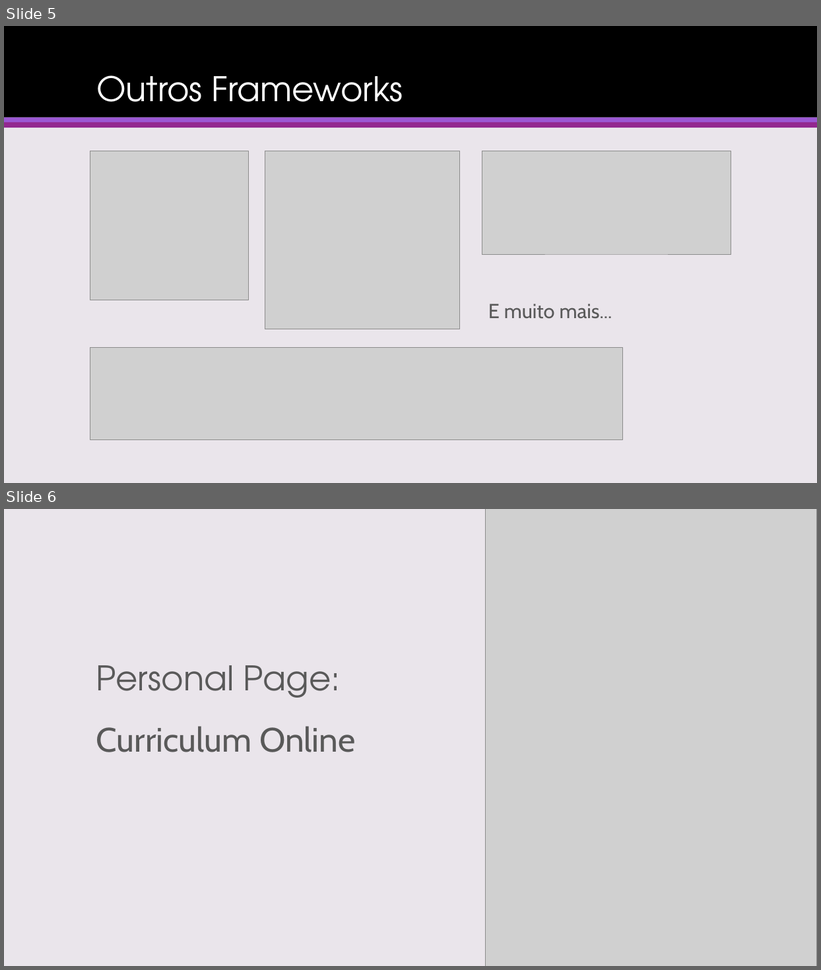
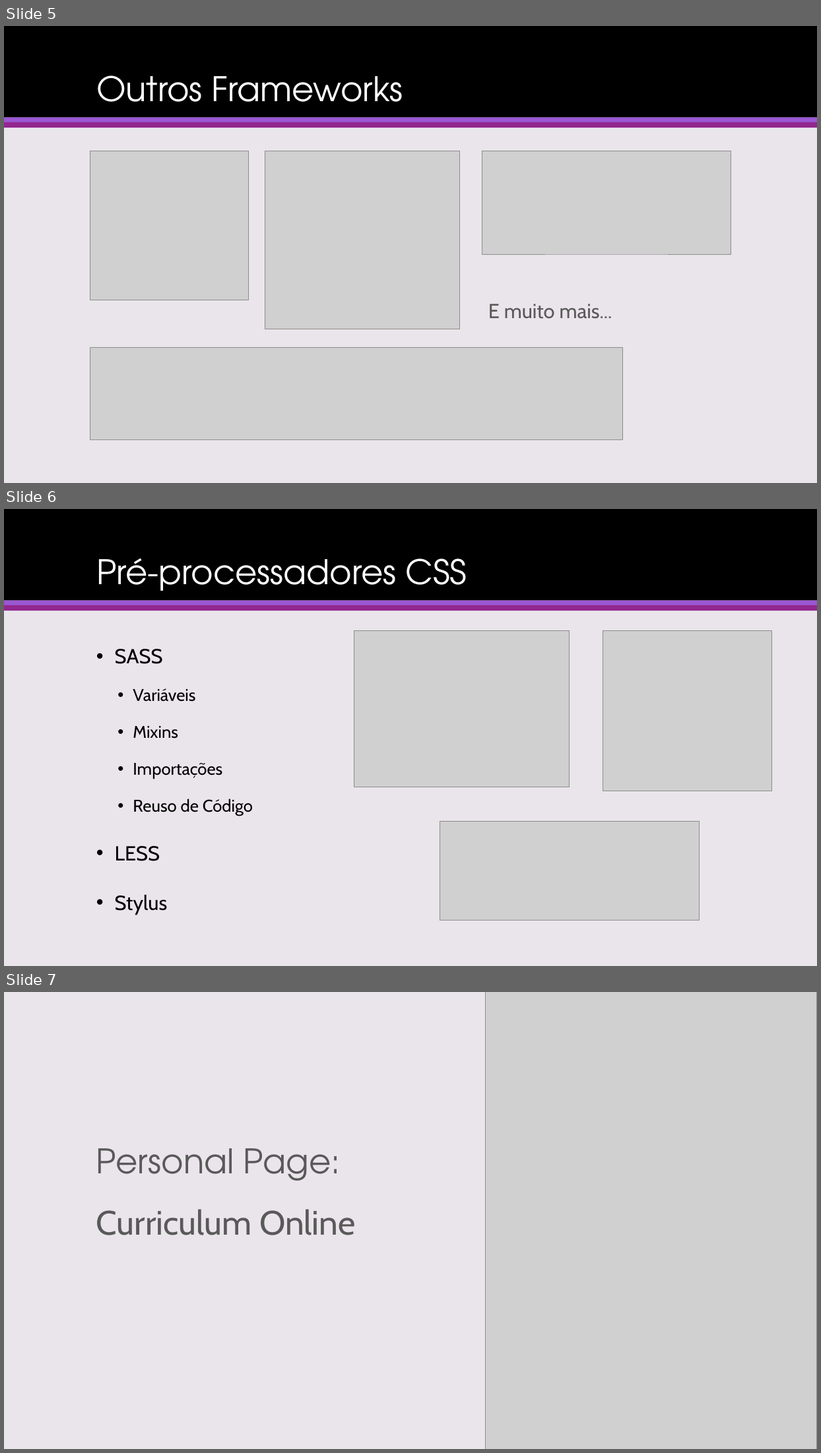
Before and after one commit to davidallysson/minicurso-bootstrap, a slide deck: Desenvolvendo Sites Responsivos com Bootstrap 4.pptx. Shown one above the other, each under a label of ours: slides 5 and 6 before the commit, slides 5, 6 and 7 after it. The pictures are 821x970 and 821x1453 pixels, drawn with LibreOffice and Linux fonts; fonts in the diff are those of the drawing; grey boxes stand for pictures. Boxes give left, top, right and bottom in pixels: in the first picture for what was removed or moved away, otherwise in the second. Text is boxed around its words. In the diff, an @@ line names an element or a change of style, - is before the commit and + after.

```diff
--- a/Desenvolvendo Sites Responsivos com Bootstrap 4.pptx
+++ b/Desenvolvendo Sites Responsivos com Bootstrap 4.pptx
@@ slide 6 added at box(4, 509, 817, 966), background #EAE5EB; not listed: 3 template elements that a slide beside it also shows @@
@@ title added at box(96, 559, 467, 601), 40 pt, text #FFFFFF @@
+Pré-processadores CSS
@@ picture added at box(354, 631, 570, 787) @@
@@ picture added at box(603, 631, 773, 791) @@
@@ text added at box(115, 649, 253, 915), 20 pt, text #000000 @@
+• SASS
+  • Variáveis
+  • Mixins
+  • Importações
+  • Reuso de Código
+• LESS
+• Stylus
@@ picture added at box(440, 822, 699, 921) @@
@@ what was slide 6 is now slide 7 @@
```
Also in this commit, not shown: 1 slide changed.
